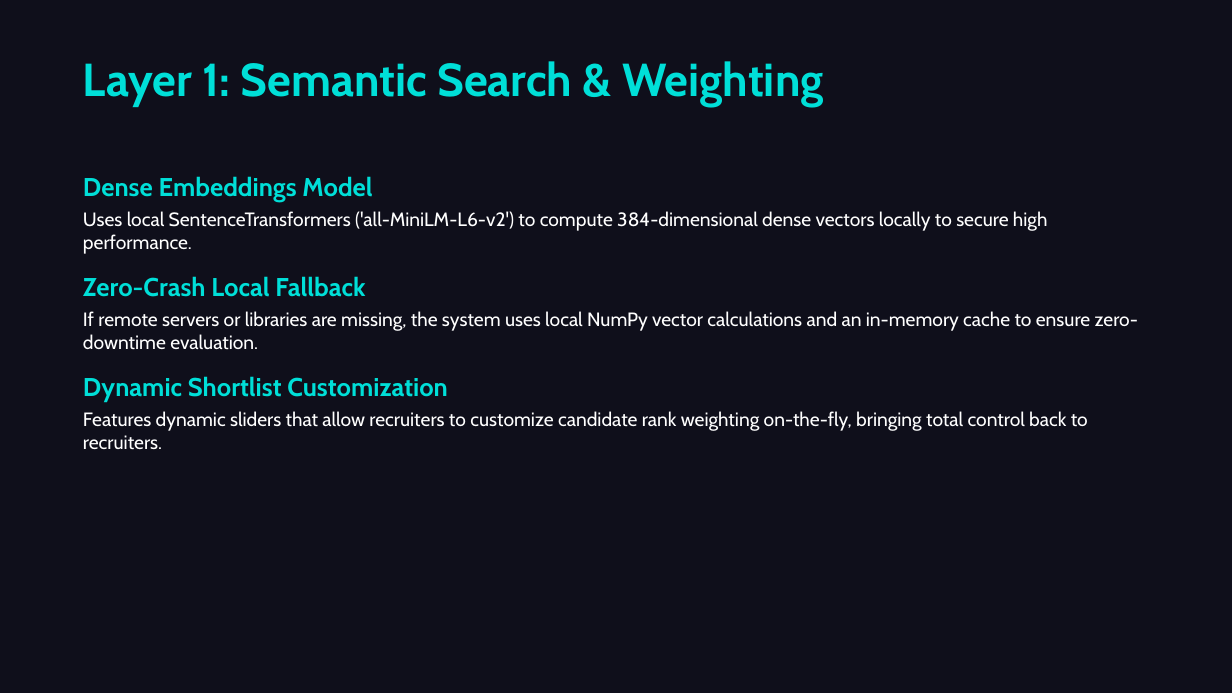
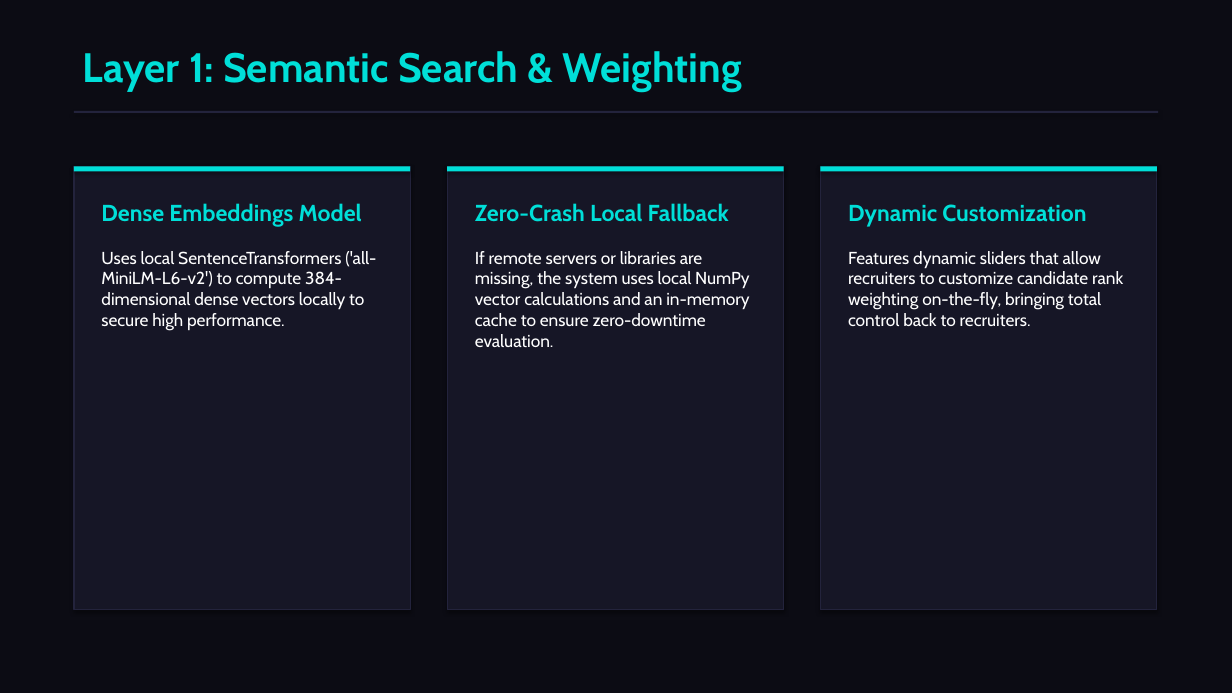
Before and after one commit to saniapaul441-hub/AI-recruiter, a slide deck: slide 5 of AI_Recruiter_Presentation.pptx. Drawn at 1232x693 pixels with LibreOffice and Linux fonts; fonts in the diff are those of the drawing. Boxes give left, top, right and bottom in pixels: in the first picture for what was removed or moved away, otherwise in the second. Text is boxed around its words. In the diff, an @@ line names an element or a change of style, - is before the commit and + after.

Commit message:
Optimize PPTX structure with premium card layouts, columns, and grid styling

```diff
--- a/AI_Recruiter_Presentation.pptx
+++ b/AI_Recruiter_Presentation.pptx
@@ background #0F0F1B to #0C0C14 @@
@@ text "Layer 1: Semantic Search & ...": place and size @@
-text "Layer 1: Semantic Search & ..." at (83, 61, 824, 107)
+text "Layer 1: Semantic Search & ..." at (83, 51, 742, 92)
@@ text "Layer 1: Semantic Search & ..." at (83, 51, 742, 92): size 36 to 32 pt @@
@@ rectangle added at (74, 111, 1158, 113), fill #23233C @@
@@ rectangle added at (74, 166, 410, 610), fill #161626, outline #23233C 1 pt @@
@@ rectangle added at (74, 166, 410, 172), fill #00DFD8 @@
@@ text at (83, 176, 1048, 254): paragraphs removed @@
-Dense Embeddings Model
-Uses local SentenceTransformers ('all-MiniLM-L6-v2') to compute 384-dimensional dense vectors locally to secure high performance.
@@ rectangle added at (447, 166, 784, 610), fill #161626, outline #23233C 1 pt @@
@@ rectangle added at (447, 166, 784, 172), fill #00DFD8 @@
@@ rectangle added at (821, 166, 1157, 610), fill #161626, outline #23233C 1 pt @@
@@ rectangle added at (821, 166, 1157, 172), fill #00DFD8 @@
@@ text added at (101, 203, 376, 331), 13.5 pt, text #FFFFFF @@
+Dense Embeddings Model
+Uses local SentenceTransformers ('all-MiniLM-L6-v2') to compute 384-dimensional dense vectors locally to secure high performance.
@@ text "Zero-Crash Local Fallback": place and size @@
-text "Zero-Crash Local Fallback" at (83, 176, 1138, 450)
+text "Zero-Crash Local Fallback" at (475, 203, 749, 347)
@@ text "Zero-Crash Local Fallback" at (475, 203, 749, 347): size 20 to 18 pt in "Zero-Crash Local Fallback"; size 15 to 13.5 pt in "If remote servers or libraries are missing, ..."; less space between paragraphs @@
@@ text added at (848, 204, 1123, 326), 13.5 pt, text #FFFFFF @@
+Dynamic Customization
+Features dynamic sliders that allow recruiters to customize candidate rank weighting on-the-fly, bringing total control back to recruiters.
@@ text at (83, 376, 1088, 450): paragraphs removed @@
-Dynamic Shortlist Customization
-Features dynamic sliders that allow recruiters to customize candidate rank weighting on-the-fly, bringing total control back to recruiters.
```
Also in this commit, not shown: 9 other slides changed, 1 other file.
